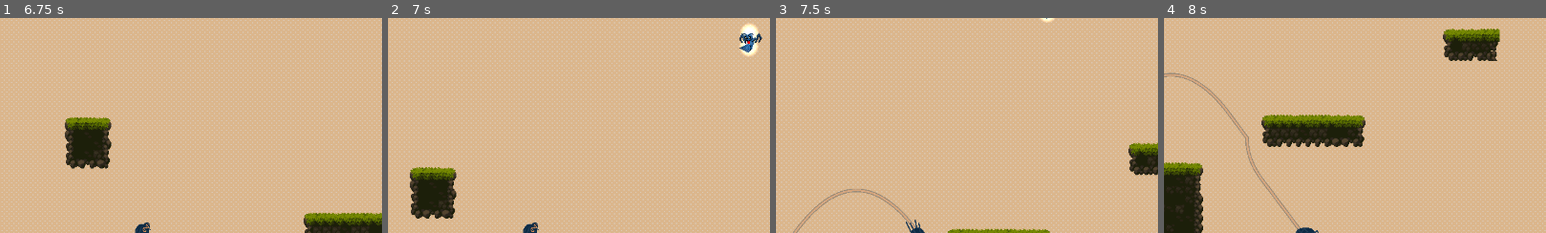
Above: before the commit, frames 1-4 (left to right).
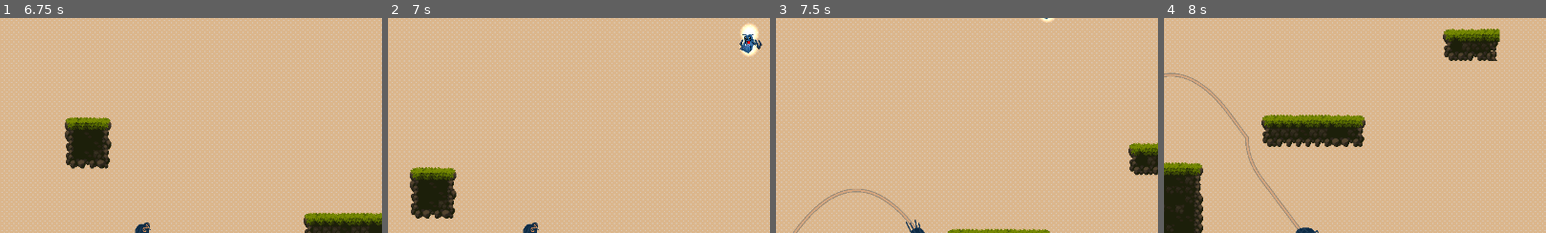
Above: after the commit, the same moments.

Repository: changedcharacter/KiwiJam2026-ThemeTBA
Game: Godot game, scene res://scripts/test_stage.tscn
The game is run twice, just before and just after one commit, with the same random seed, the same clock (stepped at 60 frames per second) and the same inputs.
Inputs (mouse positions are % of the whole screen's width and height, from its top left):
- Up to frame 1 (6.75 s): tap Enter at 0.5 s; move the mouse to (45, 70) at 0.52 s; hold Space (jump) 0.53-1.28 s; hold Right (move_right) 0.53-2.03 s; move the mouse to (80, 65) at 1.27 s; tap W (climb) at 1.35, 5.85 s; tap Space (jump) at 1.52, 1.55, 1.82, 2.85, 3.02, 3.32, 3.77, 3.8, 4.07, 4.52, 4.55, 4.82, 6.02, 6.05, 6.32 s; move the mouse to (20, 35) at 2.02 s; hold Space (jump) 2.03-2.78 s; hold Left (move_left) 2.03-4.28 s; click (20, 35) at 2.1 s; move the mouse to (55, 50) at 2.77 s; move the mouse to (35, 25) at 3.52 s; hold W (climb) 3.53-4.28 s; move the mouse to (72, 45) at 4.27 s; hold Right (move_right) from 4.28 s (still down); click (72, 45) at 4.35 s; move the mouse to (30, 55) at 5.02 s; hold Space (jump) 5.03-5.78 s; move the mouse to (60, 28) at 5.77 s; move the mouse to (45, 70) at 6.52 s; hold Space (jump) from 6.53 s (still down); click (45, 70) at 6.6 s
- Up to frame 2 (7 s): keep holding Right (move_right); keep holding Space (jump)
- Up to frame 3 (7.5 s): keep holding Right (move_right); move the mouse to (80, 65) at 7.27 s; release Space (jump) at 7.28 s; tap Space (jump) at 7.35 s
- Up to frame 4 (8 s): keep holding Right (move_right); tap Space (jump) at 7.52, 7.82 s
The pictures show only the part of the screen within x 31-81%, y 0-50%; the shares and areas given below are measured in that part.

Frame 1 is identical in both runs. In frame 2, 0.3% of the frame differs, in the area x 92-98%, y 6-17%; in frame 3, less than 0.1%; in frame 4, nothing differs.

Commit message:
feat: implemented SFX MANGER, use SFX_Manager.play_sound_effect_from_dictionary("slap") to play sound from anywhere

Diff:
--- /dev/null
+++ b/SFX_Manager.gd
@@ -0,0 +1,32 @@
+extends AudioStreamPlayer2D
+
+@export var audio_library = Audio_library.new()
+
+# Called when the node enters the scene tree for the first time.
+func _ready() -> void:
+	stream =AudioStreamPolyphonic.new()
+	stream.polyphony = 64
+	volume_db = -20
+	pass # Replace with function body.
+
+func _process(_delta: float) -> void:
+	if Input.is_action_just_pressed("sfx_volume_up"):
+		volume_db += 2
+	if Input.is_action_just_pressed("sfx_volume_down"):
+		volume_db -= 2
+
+
+func play_sound_effect_from_dictionary(_tag: String)->void:
+	if _tag:
+		var audio_stream = audio_library.get_audio_stream(_tag)
+		## print(audio_stream)
+		if !playing:
+			self.play()
+		var  audio_stream_playback := self.get_stream_playback()
+		audio_stream_playback.play_stream(audio_stream)
+	else:
+			printerr("no tag provided")
+
+
+func update_position(node: Node2D):
+	position = node.position
--- a/Wasp.tscn
+++ b/Wasp.tscn
@@ -77,6 +77,7 @@
 
 [node name="AnimatedSprite2D" type="AnimatedSprite2D" parent="." unique_id=478589221]
 sprite_frames = SubResource("SpriteFrames_2wqlf")
+frame_progress = 0.0582436
 
 [node name="NavigationAgent2D" type="NavigationAgent2D" parent="." unique_id=1520539602]
 path_desired_distance = 98.05
--- /dev/null
+++ b/audio/Audio_Library.gd
@@ -0,0 +1,43 @@
+extends Resource
+class_name  Audio_library
+
+@export var sound_effects: Dictionary = {}
+
+func _init() -> void:
+	var base_dir = "res://audio/400 Sounds Pack/"
+	search_for_dir(base_dir)
+
+func search_for_dir(base_dir: String):
+	var array_of_dir = DirAccess.get_directories_at(base_dir)
+	# need to search all sub dir inside the current dir for dir and files
+	for folders in array_of_dir:
+		var path := base_dir.path_join(folders)
+		search_for_dir(path)
+
+	var array_of_files = DirAccess.get_files_at(base_dir)
+
+	# add all files in the dir to the dictionary
+	for file in array_of_files:
+		if file.ends_with(".import"):
+			if OS.has_feature("template"):
+				file = file.left(len(file) - len('.import'))
+			else:
+				continue
+		var path := base_dir.path_join(file)
+		var stream := load(path)
+		if stream is AudioStream:
+			# Key however you like; basename() gives "click" from "click.ogg"
+			sound_effects[file.get_basename()] = stream
+		else:
+			push_warning("Not an AudioStream (or failed to load): %s" % path)
+
+
+func get_audio_stream(_tag: String):
+	if _tag:
+		if sound_effects.has(_tag):
+			return sound_effects[_tag]
+		else:
+			printerr("tag not found")
+	else:
+		printerr("No tag provided, cannot return audio stream")
+	return null
--- /dev/null
+++ b/audio/Audio_Library.tres
@@ -0,0 +1,7 @@
+[gd_resource type="Resource" script_class="Audio_library" format=3 uid="uid://dl2o2xvyewa03"]
+
+[ext_resource type="Script" uid="uid://cgx1p4t863vmr" path="res://audio/Audio_Library.gd" id="1_poja4"]
+
+[resource]
+script = ExtResource("1_poja4")
+metadata/_custom_type_script = "uid://cgx1p4t863vmr"
--- /dev/null
+++ b/audio/SFX.gd
@@ -0,0 +1,5 @@
+extends Resource
+class_name SFX
+
+@export var tag: String
+@export var stream: AudioStream
--- a/project.godot
+++ b/project.godot
@@ -18,6 +18,7 @@
 [autoload]
 
 Global="*uid://c5vp5m4g4sja7"
+SFX_Manager="*uid://cs12e56ldce7e"
 
 [display]
 
@@ -66,6 +67,16 @@
 , Object(InputEventKey,"resource_local_to_scene":false,"resource_name":"","device":-1,"window_id":0,"alt_pressed":false …(186 unchanged characters)…
 ]
 }
+sfx_volume_up={
+"deadzone": 0.2,
+"events": [Object(InputEventKey,"resource_local_to_scene":false,"resource_name":"","device":-1,"window_id":0,"alt_pressed":false,"shift_pressed":false,"ctrl_pressed":false,"meta_pressed":false,"pressed":false,"keycode":0,"physical_keycode":61,"key_label":0,"unicode":61,"location":0,"echo":false,"script":null)
+]
+}
+sfx_volume_down={
+"deadzone": 0.2,
+"events": [Object(InputEventKey,"resource_local_to_scene":false,"resource_name":"","device":-1,"window_id":0,"alt_pressed":false,"shift_pressed":false,"ctrl_pressed":false,"meta_pressed":false,"pressed":false,"keycode":0,"physical_keycode":45,"key_label":0,"unicode":45,"location":0,"echo":false,"script":null)
+]
+}
 
 [layer_names]
 
--- a/scripts/player.gd
+++ b/scripts/player.gd
@@ -75,6 +75,7 @@
 		velocity.y += jump_velocity
 		_retract_grapple()
 		jumped = true
+		SFX_Manager.play_sound_effect_from_dictionary("slap")
 	if Input.is_action_just_released("jump"):
 		jumped = false
 
--- a/wasp.gd
+++ b/wasp.gd
@@ -18,6 +18,7 @@
 var home_pos = Vector2.ZERO
 
 func _ready() -> void:
+	sprite.play("default")
 	home_pos = self.global_position
 	nav_agent.path_desired_distance = 4
 	nav_agent.target_desired_distance = 4
Not shown, added: SFX_Manager.gd.uid
Not shown, added: audio/400 Sounds Pack/Card and Board/card_draw_1.wav.import
Not shown, added: audio/400 Sounds Pack/Card and Board/card_draw_2.wav.import
Not shown, added: audio/400 Sounds Pack/Card and Board/card_draw_3.wav.import
Not shown, added: audio/400 Sounds Pack/Card and Board/card_fan.wav.import
Not shown, added: audio/400 Sounds Pack/Card and Board/card_fan_2.wav.import
Not shown, added: audio/400 Sounds Pack/Card and Board/chips_drop.wav.import
Not shown, added: audio/400 Sounds Pack/Card and Board/chips_gather.wav.import
Not shown, added: audio/400 Sounds Pack/Card and Board/chips_gather_2.wav.import
Not shown, added: audio/400 Sounds Pack/Card and Board/chips_gather_3.wav.import
Not shown, added: audio/400 Sounds Pack/Card and Board/chips_in_sack_shake.wav.import
Not shown, added: audio/400 Sounds Pack/Card and Board/chips_in_sack_short.wav.import
(and 594 more such lines)
